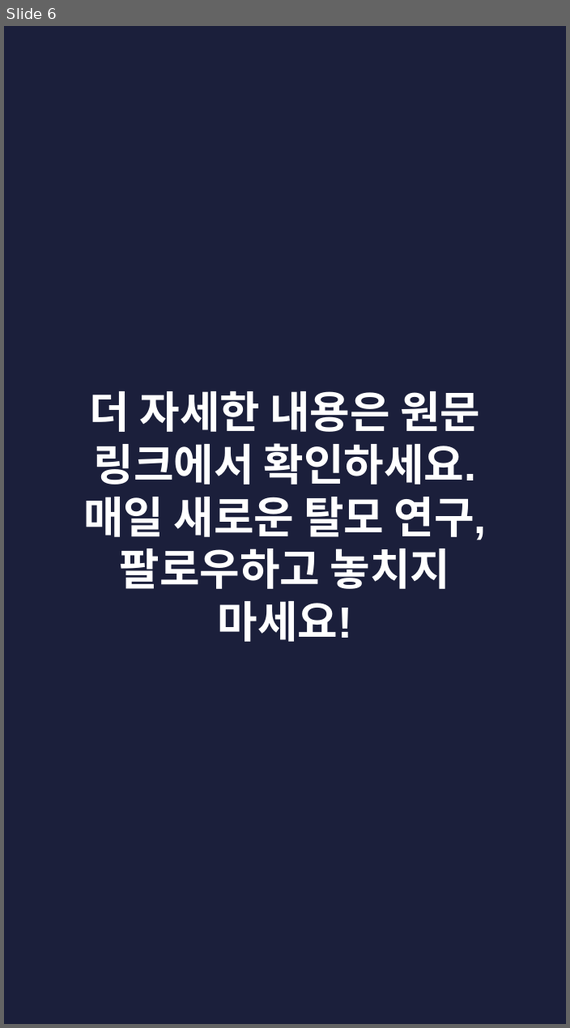
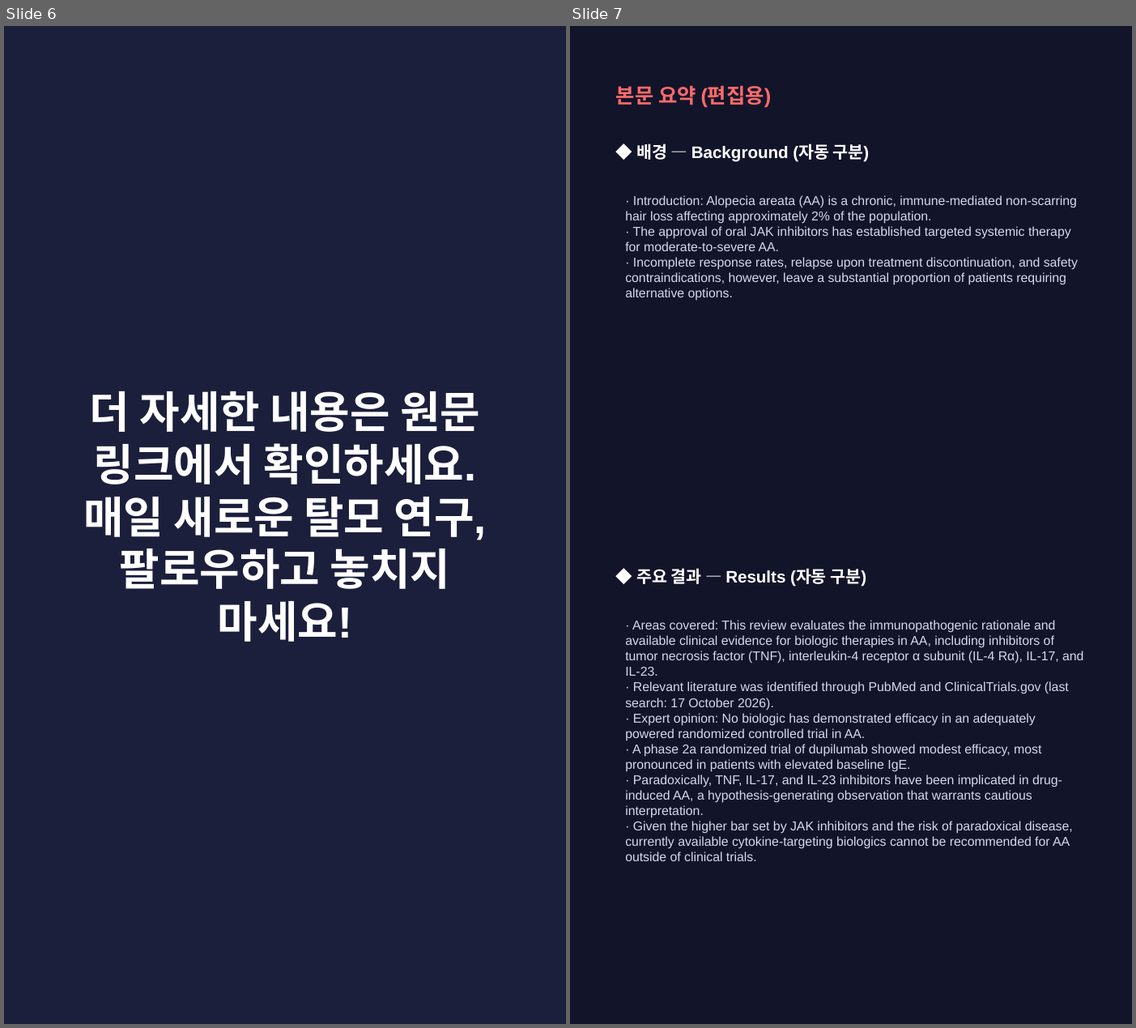
Before and after one commit to hyokang2010-BJ-ANTH/product-builder-test, a slide deck: pwa/data/latest/slides.pptx. Shown side by side, each under a label of ours: slide 6 before the commit, slides 6 and 7 after it. The pictures are 570x1028 and 1136x1028 pixels, drawn with LibreOffice and Linux fonts; fonts in the diff are those of the drawing. Boxes give left, top, right and bottom in pixels: in the first picture for what was removed or moved away, otherwise in the second. Text is boxed around its words. In the diff, an @@ line names an element or a change of style, - is before the commit and + after.

```diff
--- a/pwa/data/latest/slides.pptx
+++ b/pwa/data/latest/slides.pptx
@@ slide 7 added at (570,26,1132,1024), background #12142A @@
@@ text added at (616,85,772,108), 16 pt, text #FF6B6B, bold @@
+본문 요약 (편집용)
@@ text added at (636,143,870,162), 13 pt, text #FFFFFF, bold @@
+◆ 배경 — Background (자동 구분)
@@ text added at (625,195,1078,301), 10 pt, text #D5D8EA @@
+· Introduction: Alopecia areata (AA) is a chronic, immune-mediated non-scarring hair loss affecting approximately 2% of the population.
+· The approval of oral JAK inhibitors has established targeted systemic therapy for moderate-to-severe AA.
+· Incomplete response rates, relapse upon treatment discontinuation, and safety contraindications, however, leave a substantial proportion of patients requiring alternative options.
@@ text added at (636,568,867,587), 13 pt, text #FFFFFF, bold @@
+◆ 주요 결과 — Results (자동 구분)
@@ text added at (625,620,1084,861), 10 pt, text #D5D8EA @@
+· Areas covered: This review evaluates the immunopathogenic rationale and available clinical evidence for biologic therapies in AA, including inhibitors of tumor necrosis factor (TNF), interleukin-4 receptor α subunit (IL-4 Rα), IL-17, and IL-23.
+· Relevant literature was identified through PubMed and ClinicalTrials.gov (last search: 17 October 2026).
+· Expert opinion: No biologic has demonstrated efficacy in an adequately powered randomized controlled trial in AA.
+· A phase 2a randomized trial of dupilumab showed modest efficacy, most pronounced in patients with elevated baseline IgE.
+· Paradoxically, TNF, IL-17, and IL-23 inhibitors have been implicated in drug-induced AA, a hypothesis-generating observation that warrants cautious interpretation.
+· Given the higher bar set by JAK inhibitors and the risk of paradoxical disease, currently available cytokine-targeting biologics cannot be recommended for AA outside of clinical trials.
```
Also in this commit, not shown: 2 slides changed, 3 other slides added, 5 slides removed, 26 other files.
